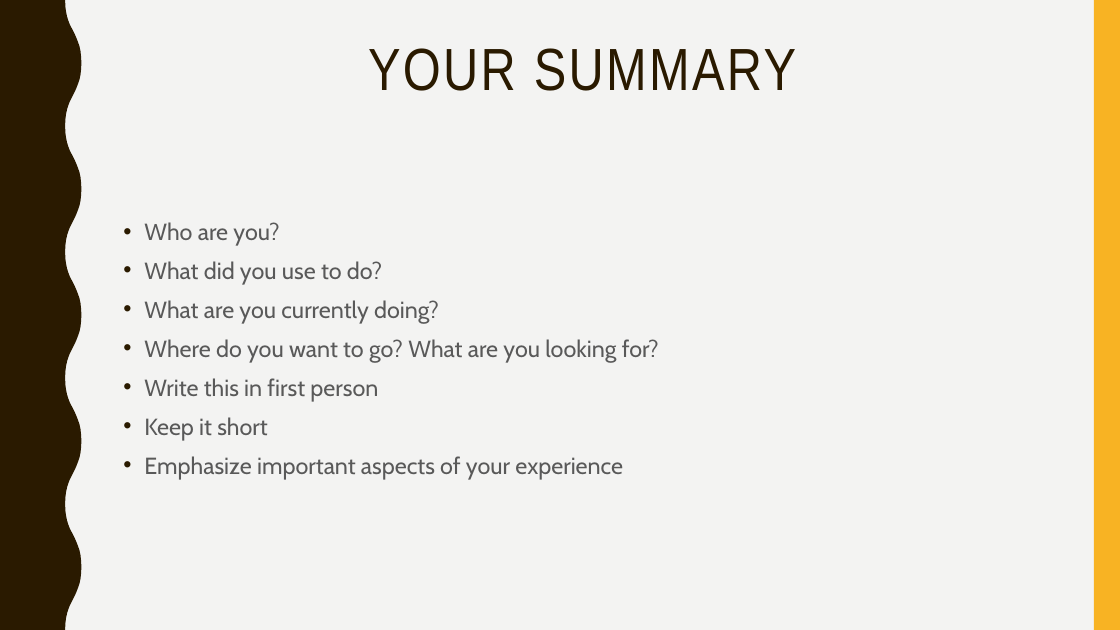
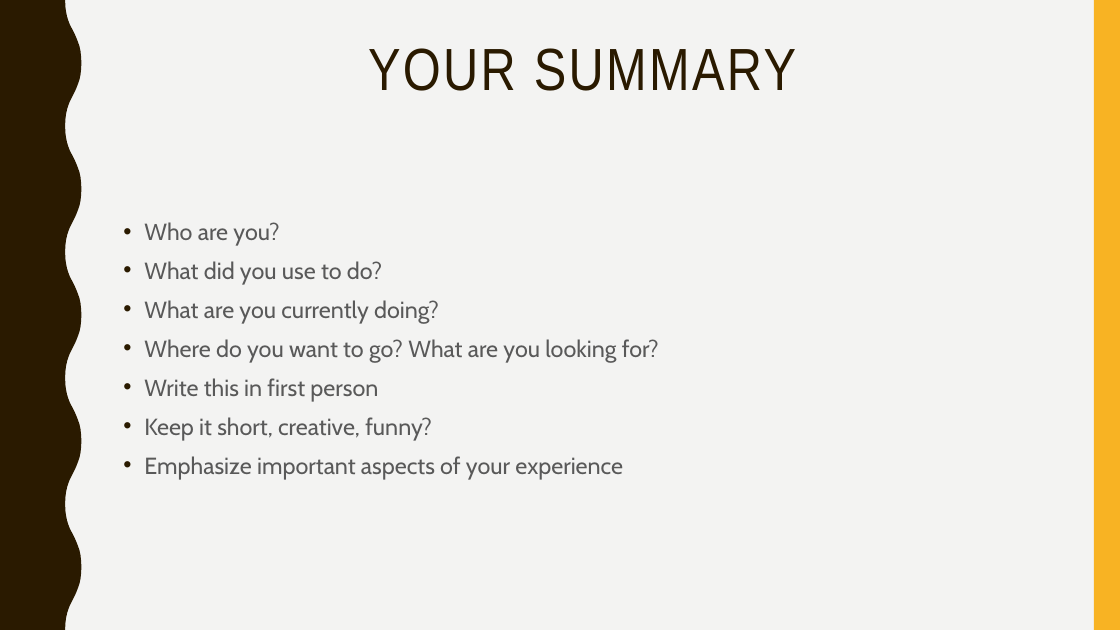
Before and after one commit to lakshmi-intechcode/jng_instr_folder, a slide deck: slide 17 of Job_Stuff/Jng_Job_Prezzie.pptx (slide 14 before the commit). Drawn at 1120x630 pixels with LibreOffice and Linux fonts; fonts in the diff are those of the drawing. Boxes give left, top, right and bottom in pixels: in the first picture for what was removed or moved away, otherwise in the second. Text is boxed around its words. In the diff, an @@ line names an element or a change of style, - is before the commit and + after.

```diff
--- a/Job_Stuff/Jng_Job_Prezzie.pptx
+++ b/Job_Stuff/Jng_Job_Prezzie.pptx
@@ text at [144, 417, 432, 441]: text changed @@
-• Keep it short
+• Keep it short, creative, funny?
```
Also in this commit, not shown: 1 other slide changed, 3 slides added.
